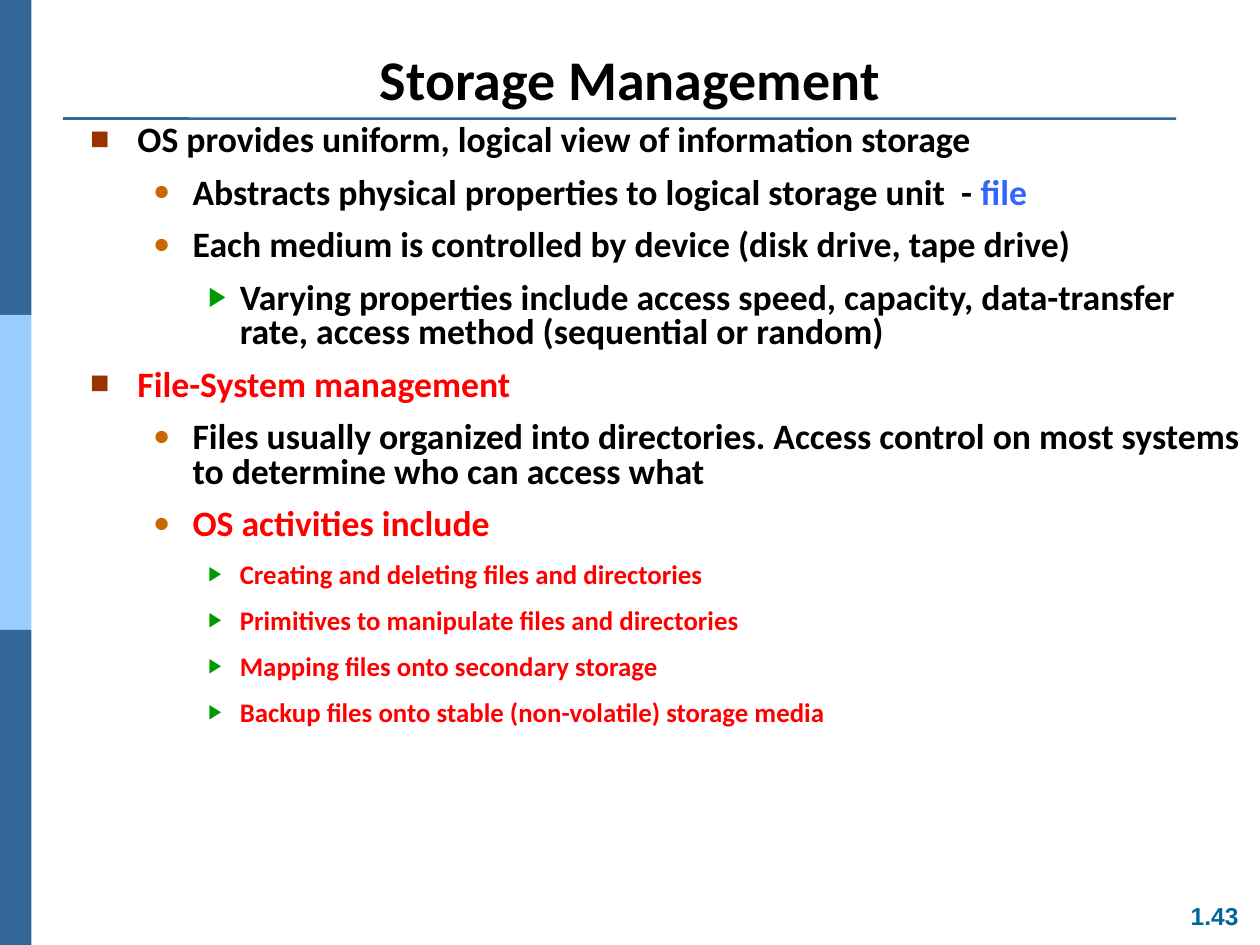
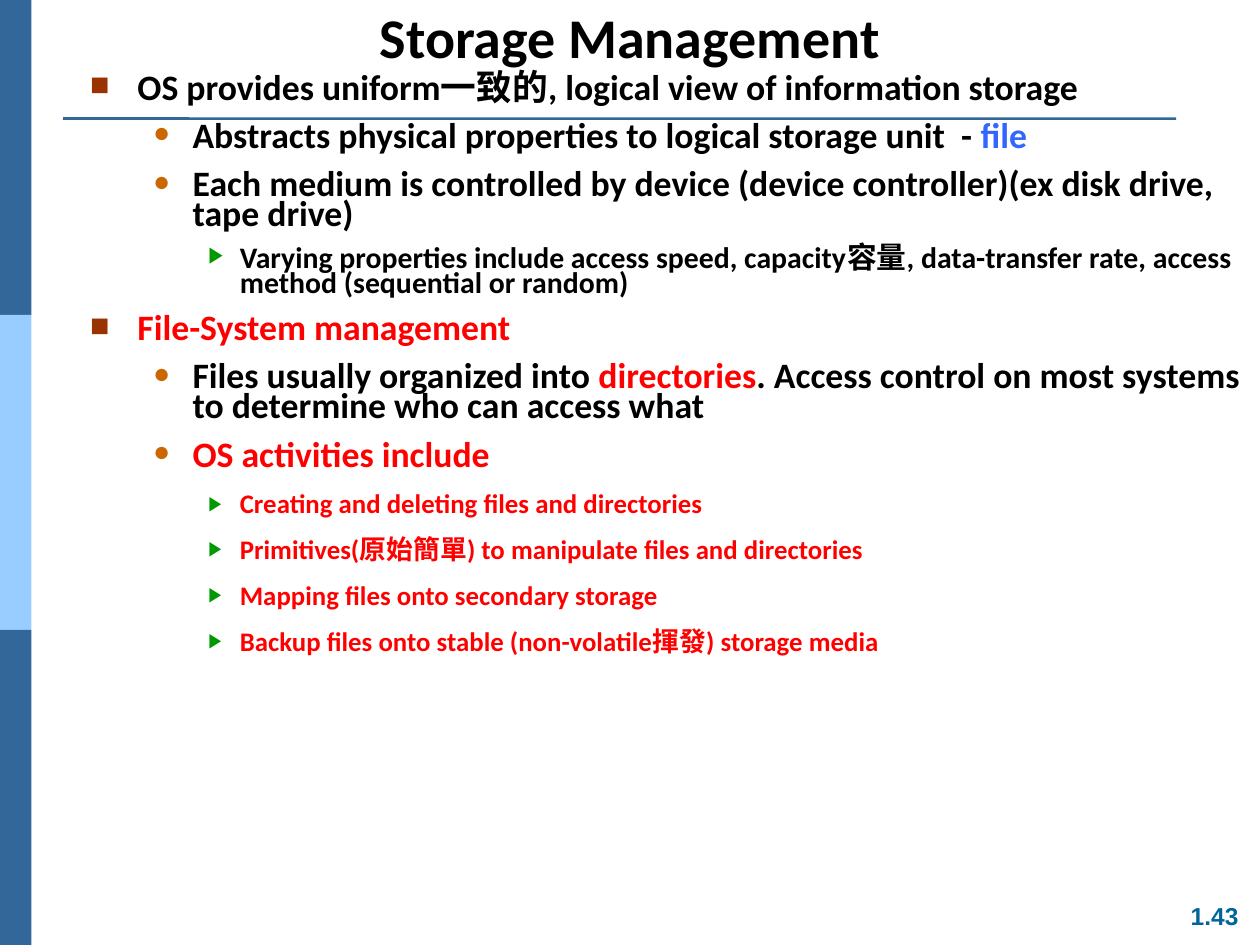
Before and after one commit to Yang09701194/OS_Learning, a slide deck: slide 43 of ch01.ppt. Drawn at 1260x945 pixels with LibreOffice and Linux fonts; fonts in the diff are those of the drawing. Boxes give left, top, right and bottom in pixels: in the first picture for what was removed or moved away, otherwise in the second. Text is boxed around its words. In the diff, an @@ line names an element or a change of style, - is before the commit and + after.

```diff
--- a/ch01.ppt
+++ b/ch01.ppt
@@ title "Storage Management" rewrapped from [380, 63, 879, 110] to [380, 21, 879, 72] @@
@@ text "OS provides uniform一致的, logical view ...": place and size @@
-text "OS provides uniform一致的, logical view ..." at [137, 127, 1239, 727]
+text "OS provides uniform一致的, logical view ..." at [137, 70, 1239, 656]
@@ text at [137, 70, 1078, 106]: text changed @@
-■ OS provides uniform, logical view of information storage
+■ OS provides uniform一致的, logical view of information storage
@@ text at [137, 118, 1239, 468]: text colour #000000 to #FF0000 in "directories."; line spacing 0.8 to 0.7 @@
@@ text at [193, 169, 1231, 298]: text changed; size 20.4 to 17 pt @@
-  ● Each medium is controlled by device (disk drive, tape drive)
-    ▶ Varying properties include access speed, capacity, data-transfer rate, access method (sequential or random)
+  ● Each medium is controlled by device (device controller)(ex disk drive, tape drive)
+    ▶ Varying properties include access speed, capacity容量, data-transfer rate, access method (sequential or random)
@@ text at [240, 537, 863, 564]: text changed @@
-    ▶ Primitives to manipulate files and directories
+    ▶ Primitives(原始簡單) to manipulate files and directories
@@ text at [240, 629, 879, 656]: text changed @@
-    ▶ Backup files onto stable (non-volatile) storage media
+    ▶ Backup files onto stable (non-volatile揮發) storage media
```
Also in this commit, not shown: 7 other slides changed, 1 other file.
